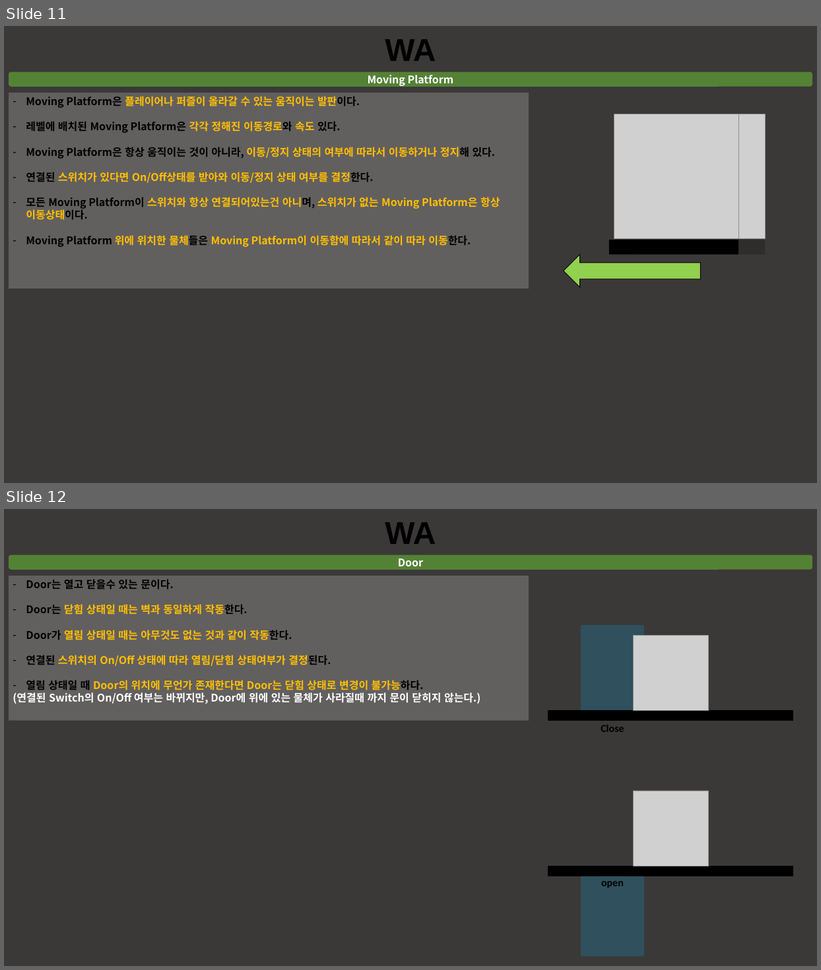
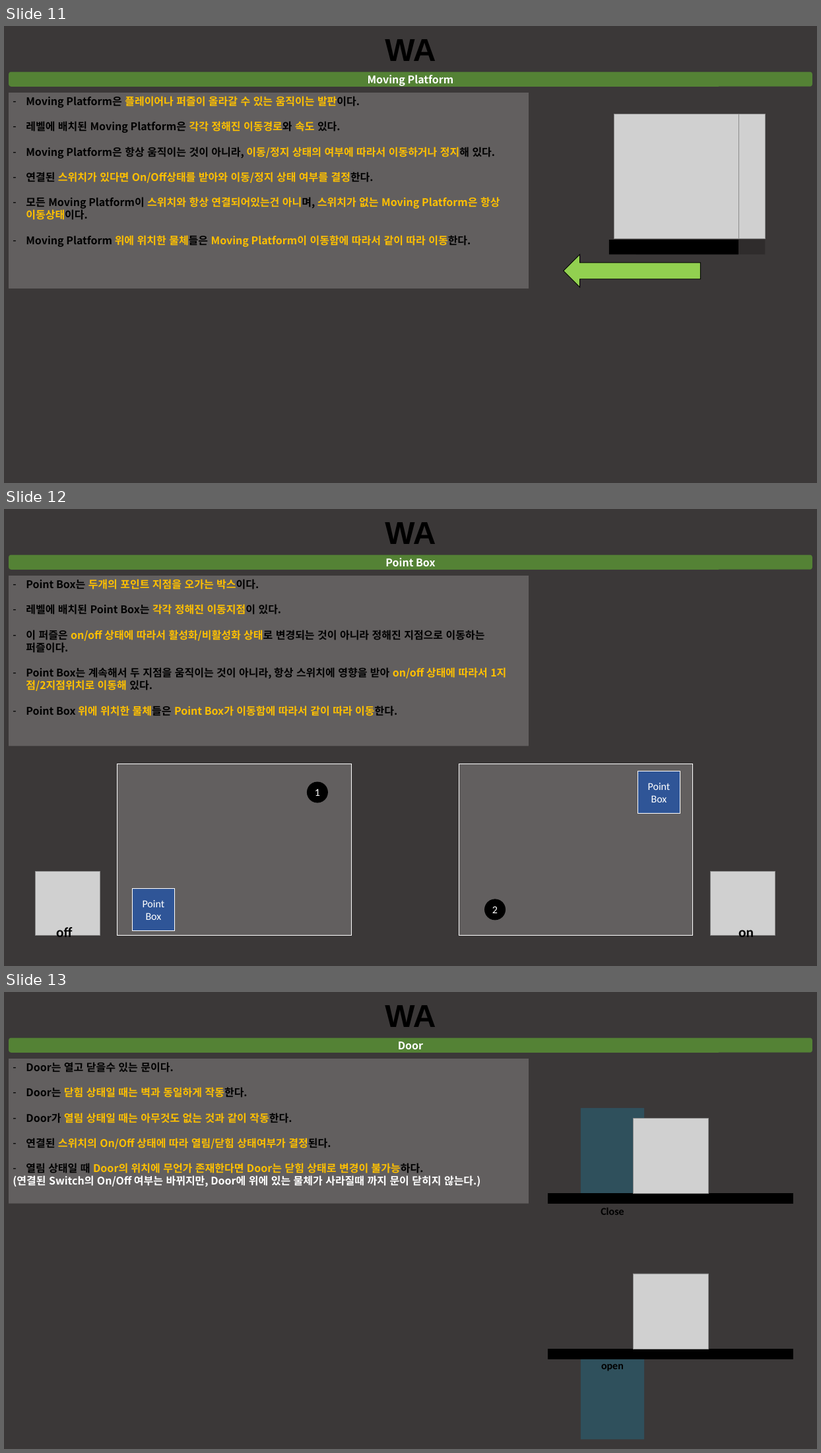
Before and after one commit to taeseongeom/WA, a slide deck: 기획서/신버전/퍼즐 기획.pptx. Shown one above the other, each under a label of ours: slides 11 and 12 before the commit, slides 11, 12 and 13 after it. The pictures are 821x970 and 821x1453 pixels, drawn with LibreOffice and Linux fonts; fonts in the diff are those of the drawing; grey boxes stand for pictures. Boxes give left, top, right and bottom in pixels: in the first picture for what was removed or moved away, otherwise in the second. Text is boxed around its words. In the diff, an @@ line names an element or a change of style, - is before the commit and + after.

Commit message:
문서 변경 및 추가
적대적 오브젝트 문서 추가

퍼즐 요소 point box 추가

```diff
--- a/기획서/신버전/퍼즐 기획.pptx
+++ b/기획서/신버전/퍼즐 기획.pptx
@@ slide 12 added at [4,509,817,966], background #3B3838 @@
@@ text added at [385,522,436,544], 54 pt, text #000000, bold @@
+WA
@@ rounded rectangle added at [9,555,812,570], fill #548235, 18 pt, text #FFFFFF, bold @@
+Point Box
@@ rectangle added at [9,576,529,746], fill #FFFFFF at 20% opacity, 18 pt, text #000000, bold @@
+– Point Box는 두개의 포인트 지점을 오가는 박스이다.
+– 레벨에 배치된 Point Box는 각각 정해진 이동지점이 있다.
+– 이 퍼즐은 on/off 상태에 따라서 활성화/비활성화 상태로 변경되는 것이 아니라 정해진 지점으로 이동하는 퍼즐이다.
+– Point Box는 계속해서 두 지점을 움직이는 것이 아니라, 항상 스위치에 영향을 받아 on/off 상태에 따라서 1지점/2지점위치로 이동해 있다.
+– Point Box 위에 위치한 물체들은 Point Box가 이동함에 따라서 같이 따라 이동한다.
@@ rectangle added at [117,764,351,936], fill #FFFFFF at 20% opacity, outline #FFFFFF 1 pt @@
@@ rectangle added at [459,764,693,936], fill #FFFFFF at 20% opacity, outline #FFFFFF 1 pt @@
@@ ellipse added at [307,782,328,803], fill #000000, outline #000000 1 pt, 18 pt, text #FFFFFF @@
+1
@@ rectangle added at [638,772,680,814], fill #2F5597, outline #FFFFFF 1 pt, 18 pt, text #FFFFFF @@
+Point
+Box
@@ picture added at [35,871,100,936] @@
@@ picture added at [710,871,774,936] @@
@@ rectangle added at [132,889,174,931], fill #2F5597, outline #FFFFFF 1 pt, 18 pt, text #FFFFFF @@
+Point
+Box
@@ ellipse added at [485,900,506,920], fill #000000, outline #000000 1 pt, 18 pt, text #FFFFFF @@
+2
@@ text added at [56,925,72,937], 24 pt, text #000000, bold @@
+off
@@ text added at [739,925,754,937], 24 pt, text #000000, bold @@
+on
@@ what was slide 12 is now slide 13 @@
```
Also in this commit, not shown: 2 slides changed, 16 other files.
